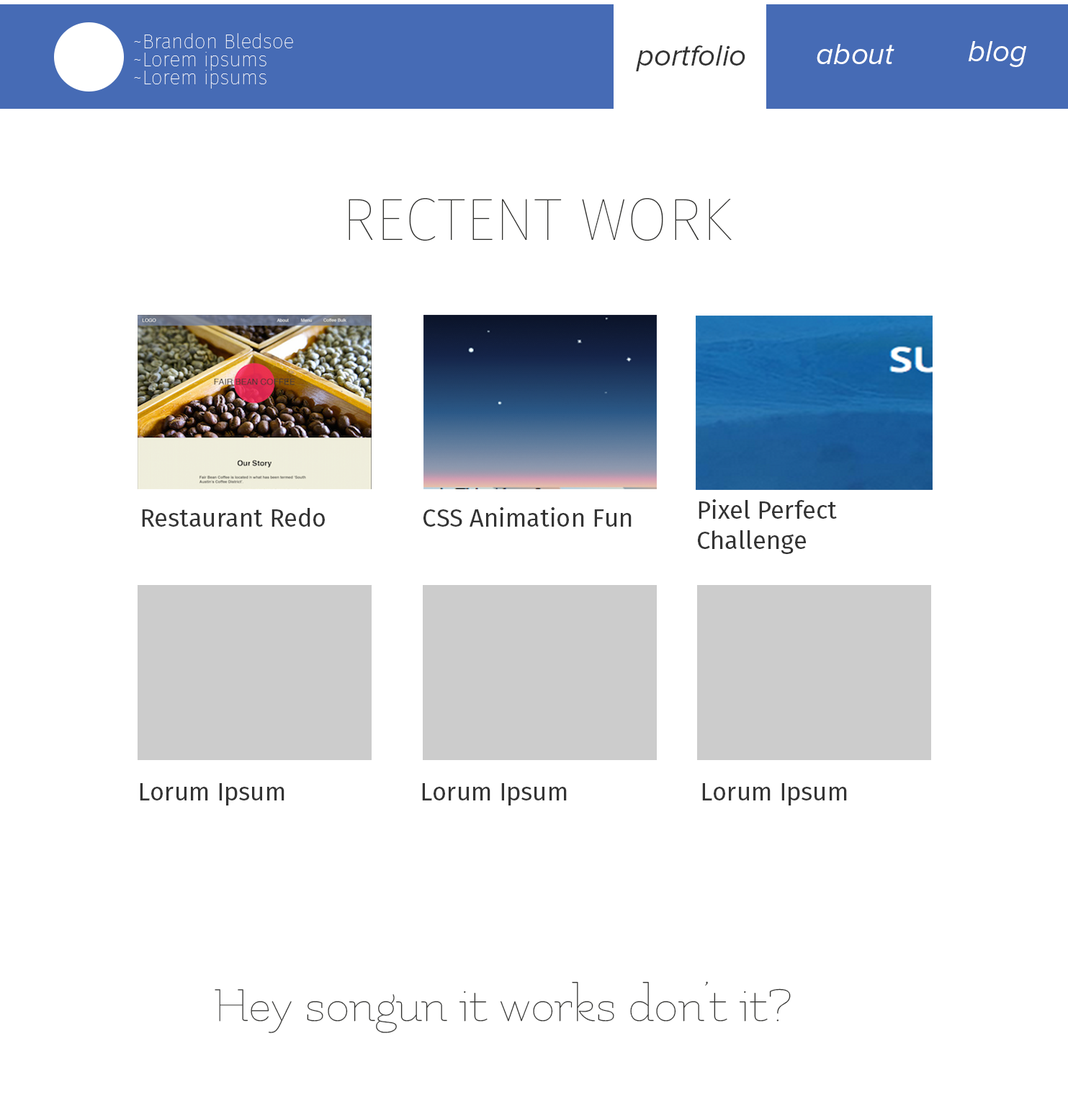
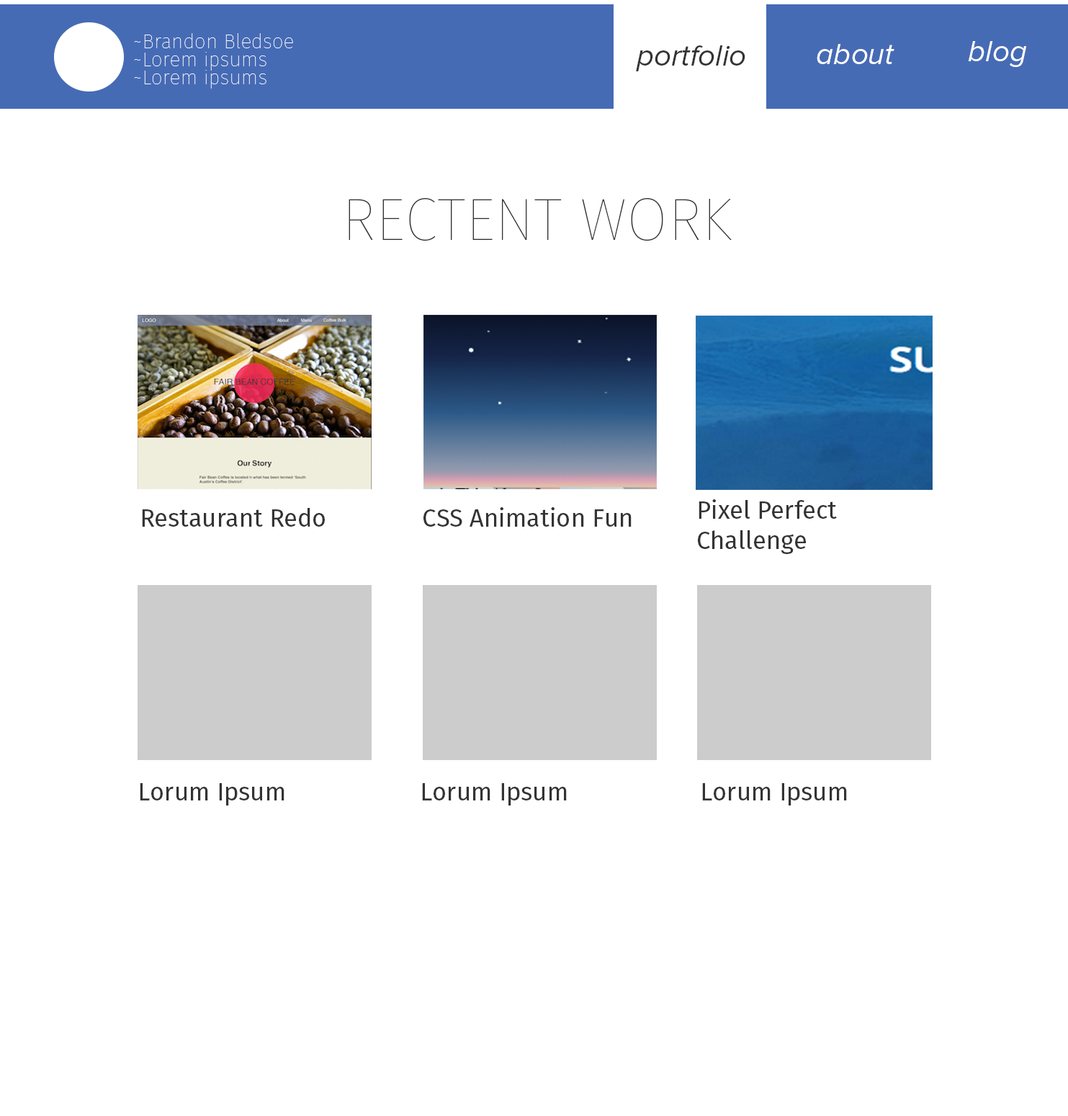
Two versions of the same layered image (1068 x 1116). Layer-by-layer changes:
removed layer "Hey songun it works don’t it? copy" over 214, 980, 791, 1033
